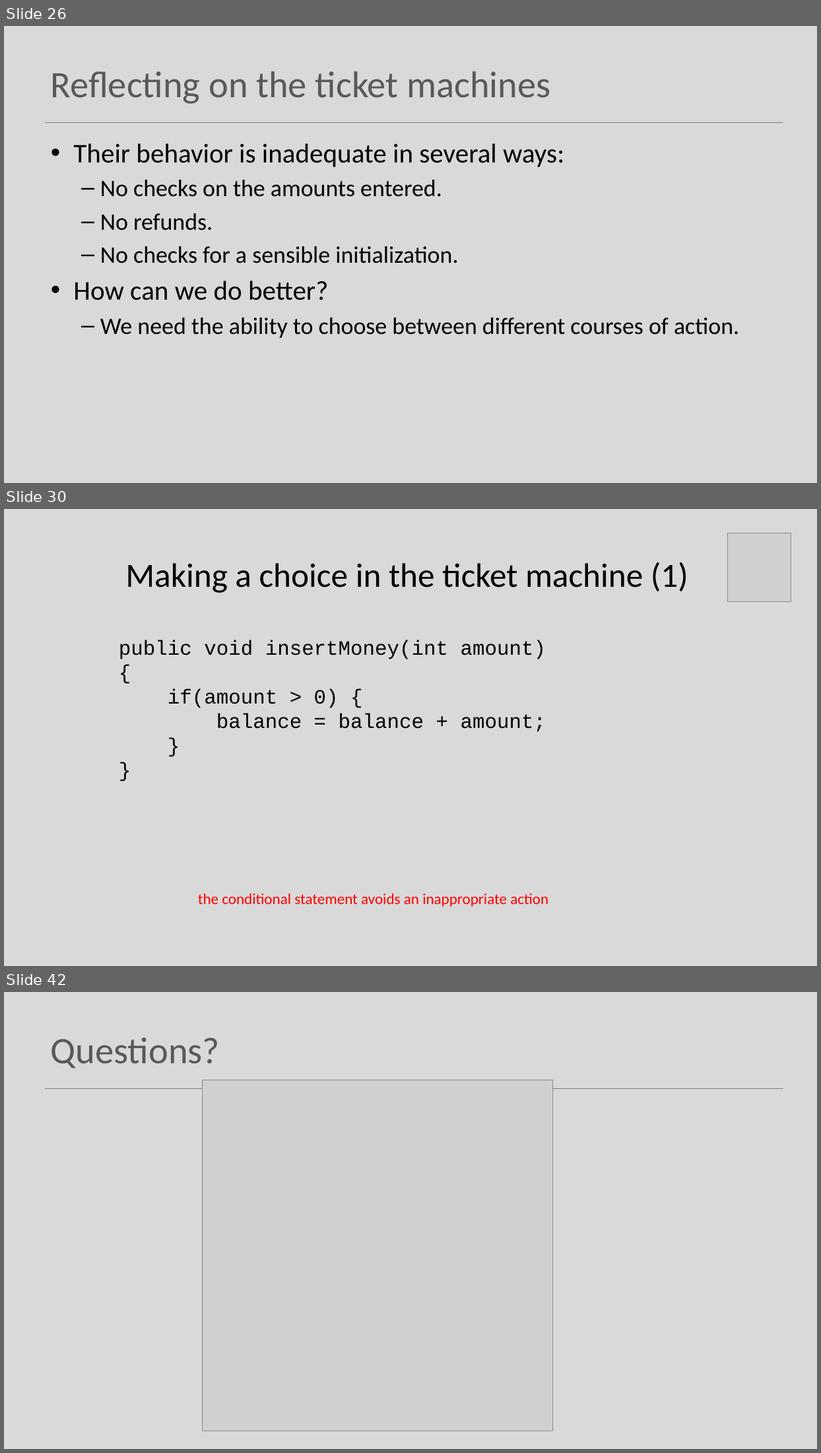
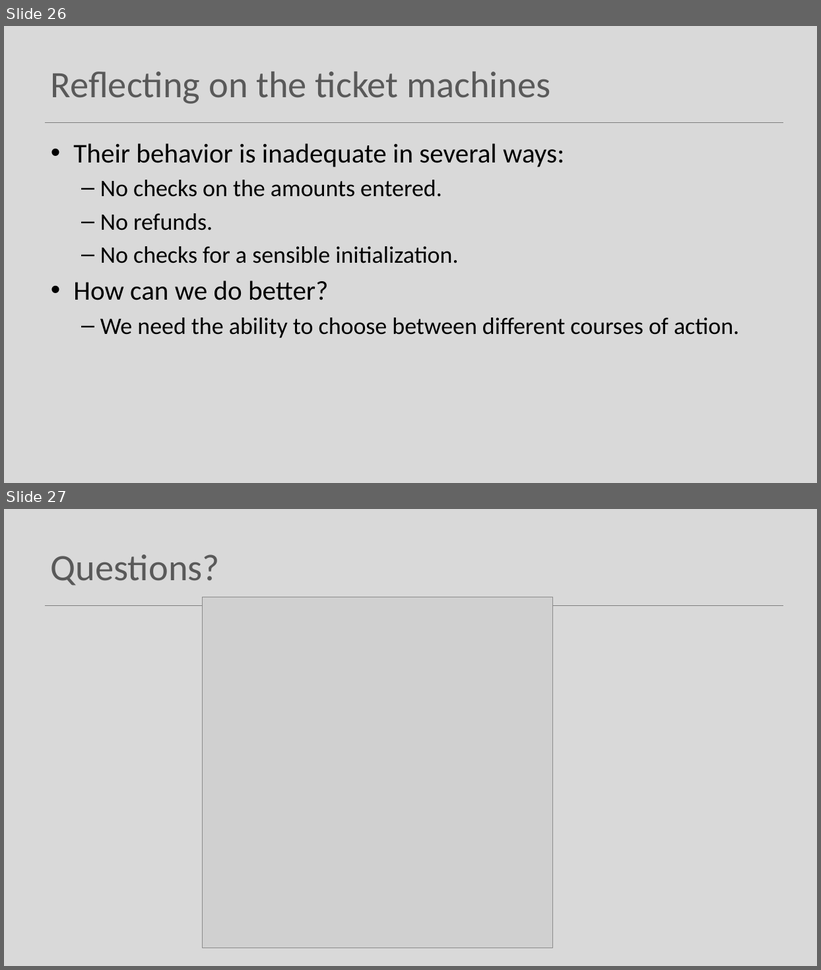
Before and after one commit to Programming-Fundamentals-SETU/prog-fund-1-sept-25, a slide deck: topic02-understanding-class-definitions/unit-1/talk-2/b-class-definitions-methods.pptx. Shown one above the other, each under a label of ours: slides 26, 30 and 42 before the commit, slides 26 and 27 after it; the slides between them are not shown. The pictures are 821x1453 and 821x970 pixels, drawn with LibreOffice and Linux fonts; fonts in the diff are those of the drawing; grey boxes stand for pictures. Boxes give left, top, right and bottom in pixels: in the first picture for what was removed or moved away, otherwise in the second. Text is boxed around its words. In the diff, an @@ line names an element or a change of style, - is before the commit and + after.

```diff
--- a/topic02-understanding-class-definitions/unit-1/talk-2/b-class-definitions-methods.pptx
+++ b/topic02-understanding-class-definitions/unit-1/talk-2/b-class-definitions-methods.pptx
@@ slide 30 removed at bbox=[4, 509, 817, 966], background #D9D9D9 @@
@@ picture removed at bbox=[727, 533, 791, 601] @@
@@ title removed at bbox=[125, 562, 688, 593] @@
-Making a choice in the ticket machine (1)
@@ text removed at bbox=[119, 640, 546, 732] @@
-public void insertMoney(int amount)
-{
-if(amount > 0) {
-balance = balance + amount;
-}
-}
@@ text removed at bbox=[198, 894, 548, 907] @@
-the conditional statement avoids an inappropriate action
@@ what was slide 42 is now slide 27 @@
```
Also in this commit, not shown: 14 other slides removed, 13 other files.
